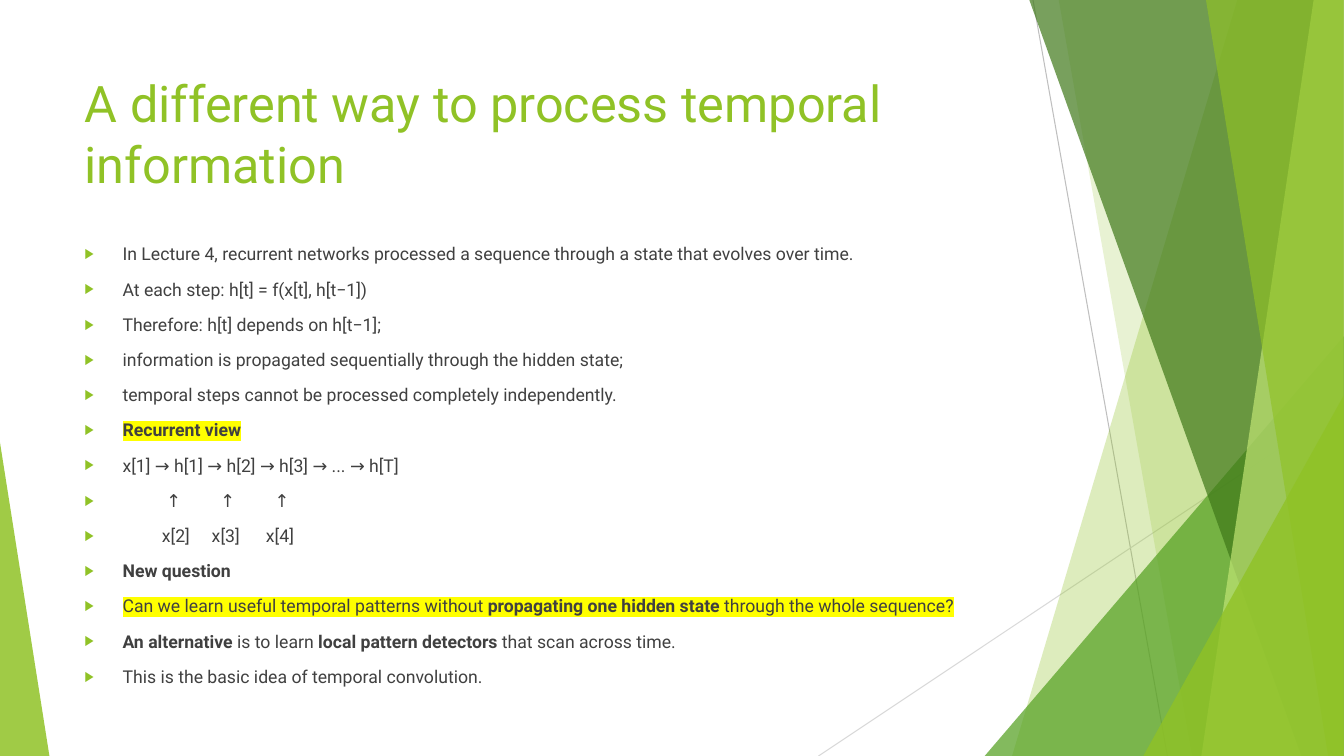
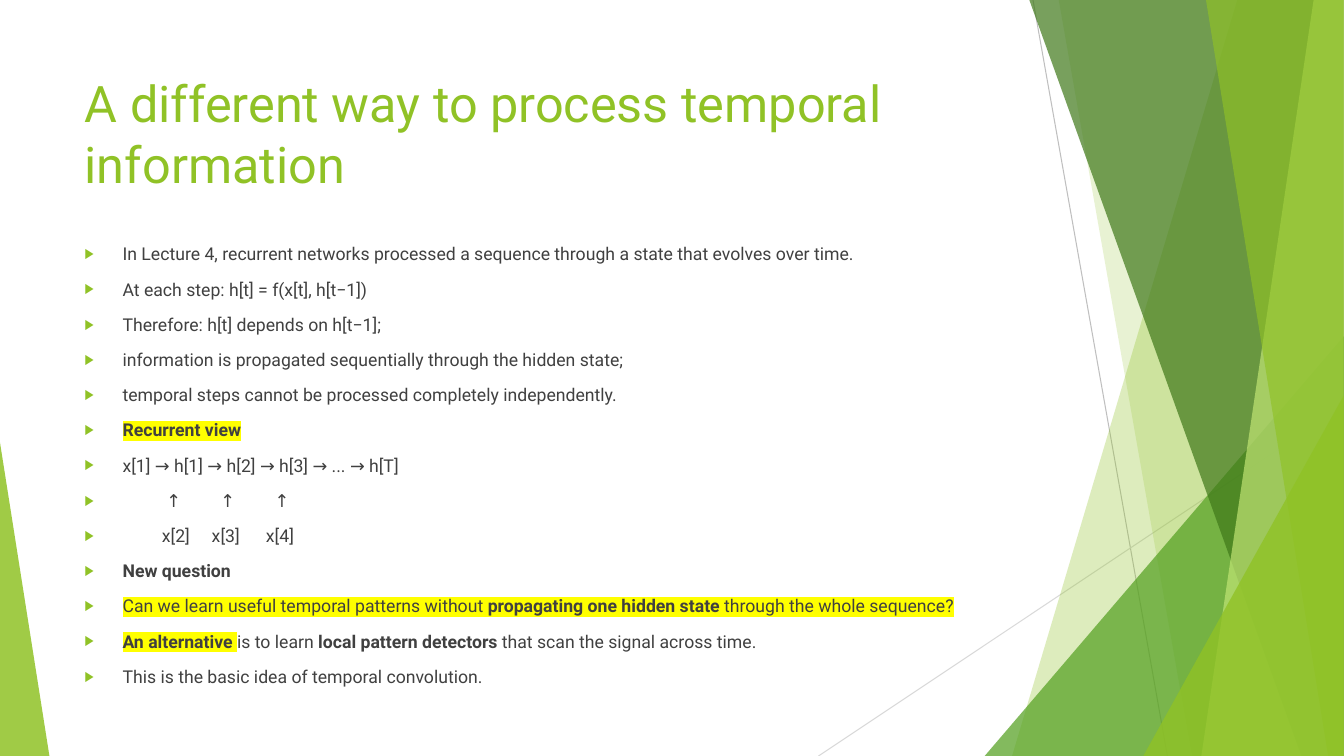
Before and after one commit to FranzGH/timeseries, a slide deck: slide 3 of Slides/05 CNNs.pptx. Drawn at 1344x756 pixels with LibreOffice and Linux fonts; fonts in the diff are those of the drawing. Boxes give left, top, right and bottom in pixels: in the first picture for what was removed or moved away, otherwise in the second. Text is boxed around its words. In the diff, an @@ line names an element or a change of style, - is before the commit and + after.

```diff
--- a/Slides/05 CNNs.pptx
+++ b/Slides/05 CNNs.pptx
@@ text at (x1=123, y1=634, x2=757, y2=653): text changed; bold off @@
-▶ An alternative is to learn local pattern detectors that scan across time.
+▶ An alternative is to learn local pattern detectors that scan the signal across time.
```
Also in this commit, not shown: 26 other slides changed, 1 slide removed, 4 other files.
